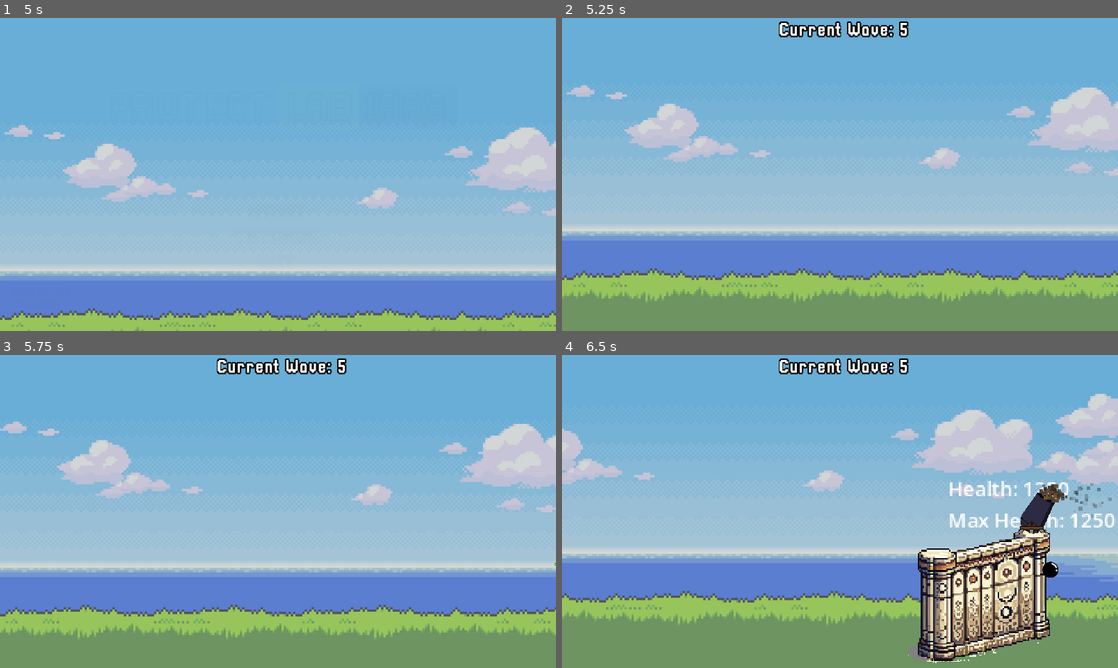
Above: before the commit, frames 1-4 (two rows, left to right).
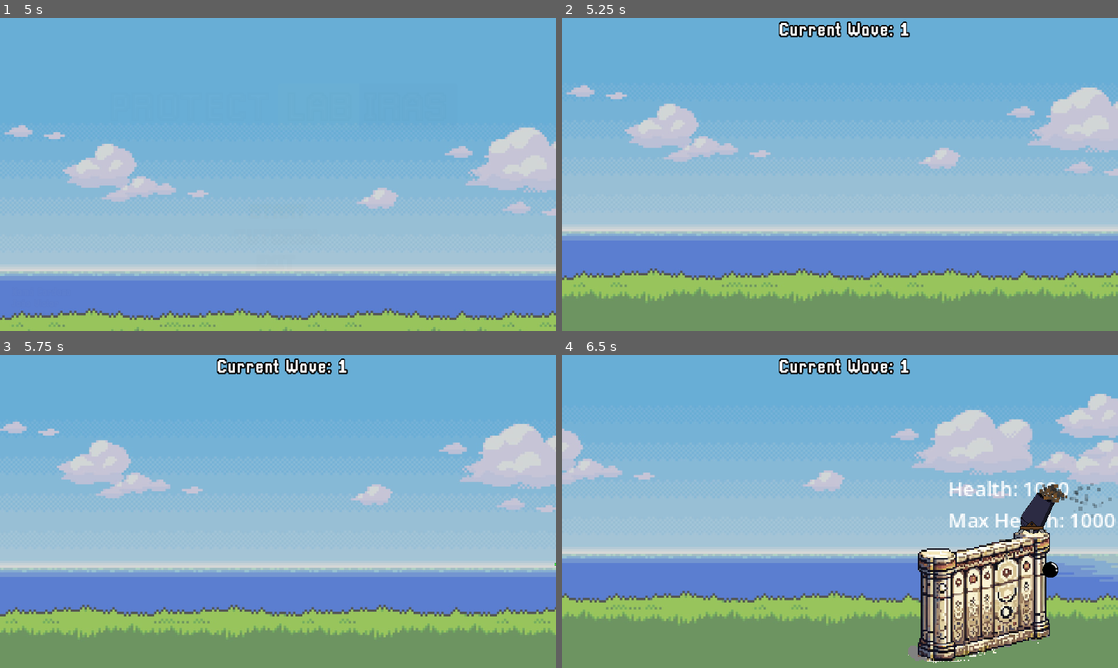
Above: after the commit, the same moments.

Repository: GabrFelps/Protect-LABIRAS
Game: Godot game, scene res://scenes/menu.tscn
Same seed, same stepped clock (60 frames per second), same inputs: the game is played once before the commit and once after it.
Inputs (mouse positions are in pixels of both pictures, inside the frame that each line leads up to):
- Up to frame 1 (5 s): move the mouse to (400, 158) at 0.52 s; click (400, 158) at 0.67 s; move the mouse to (166, 190) at 1.27 s; click (166, 190) at 1.42 s; move the mouse to (333, 105) at 2.02 s; click (333, 105) at 2.17 s; move the mouse to (250, 237) at 2.77 s; click (250, 237) at 2.92 s; click "START" at 3.5 s; click "START" at 4.25 s
- Up to frame 2 (5.25 s): move the mouse to (1006, 221) at 5.02 s; click (1006, 221) at 5.17 s
- Up to frame 3 (5.75 s): no input
- Up to frame 4 (6.5 s): move the mouse to (673, 464) at 5.77 s; click (673, 464) at 5.92 s

Frame 1 is identical in both runs. In frame 2, less than 0.1% of the frame differs, in the area x 60-63%, y 1-7%; in frame 3, less than 0.1%; in frame 4, 0.2%, in the area x 60-98%, y 1-56%.

Commit message:
feat: removendo instância de deathParticle assim que finalizar sua animação de particula

Diff:
--- a/game/scenes/death_particle.tscn
+++ b/game/scenes/death_particle.tscn
@@ -1,4 +1,6 @@
-[gd_scene load_steps=6 format=3 uid="uid://cd53iuowivrno"]
+[gd_scene load_steps=7 format=3 uid="uid://cd53iuowivrno"]
+
+[ext_resource type="Script" path="res://scripts/death_particle.gd" id="1_kbd7y"]
 
 [sub_resource type="Gradient" id="Gradient_pgfu2"]
 offsets = PackedFloat32Array(0.528889, 1)
@@ -34,3 +36,6 @@
 lifetime = 0.6
 one_shot = true
 explosiveness = 1.0
+script = ExtResource("1_kbd7y")
+
+[connection signal="finished" from="." to="." method="_on_finished"]
--- a/game/scenes/world.tscn
+++ b/game/scenes/world.tscn
@@ -92,4 +92,6 @@
 [node name="Pause" parent="." instance=ExtResource("7_yc2xl")]
 process_mode = 3
 
+[node name="Enemies" type="Node2D" parent="."]
+
 [connection signal="timeout" from="SpawnTimer" to="." method="_on_spawn_timer_timeout"]
--- /dev/null
+++ b/game/scripts/death_particle.gd
@@ -0,0 +1,5 @@
+extends GPUParticles2D
+
+
+func _on_finished():
+	queue_free();
--- a/game/scripts/enemy.gd
+++ b/game/scripts/enemy.gd
@@ -53,7 +53,7 @@
 
 func die():
 	Global.dead_enemies_in_wave += 1;
-		# verificando se a quantidade de inimigos mortos é igual ao quantidade max de inimigos da wave atual
+	# verificando se a quantidade de inimigos mortos é igual ao quantidade max de inimigos da wave atual
 	if (Global.dead_enemies_in_wave == Global.max_enemy_per_wave):
 		emit_signal("all_enemies_died");
 	init_explosion();
--- a/game/scripts/singletons/Global.gd
+++ b/game/scripts/singletons/Global.gd
@@ -18,7 +18,7 @@
 # inimigos ja instanciados
 var enemies_already_instatiated = 0;
 
-var current_wave : int = 5;
+var current_wave : int = 1;
 var enemy_database : Dictionary = {};
 var base_number_enemies : int = 8;
 var max_enemy_per_wave : int;
--- a/game/scripts/world.gd
+++ b/game/scripts/world.gd
@@ -32,7 +32,6 @@
 	label_wave.text = "Current Wave: " + str(Global.current_wave);
 	stop_spawn_timer();
 
-
 ## função para pausar o timer quando a quantidade de inimigos instanciados cheagr ao limite
 func stop_spawn_timer() -> void:
 	#verificando se ja foram instanciados todos inimigos da wave atual
@@ -57,7 +56,7 @@
 		# define a posição aleatória de nascimento do inimigo
 		enemy_instance.global_position = _get_random_position()
 		# adiciona com a instância como filha
-		add_child(enemy_instance)
+		$Enemies.add_child(enemy_instance);
 		# verifica se a wave minima do inimigo instanciado esta de acordo com a wave atual
 		if Global.enemyNode.wave_min <= Global.current_wave:
 			var nodes = get_tree().get_nodes_in_group("spawn")
